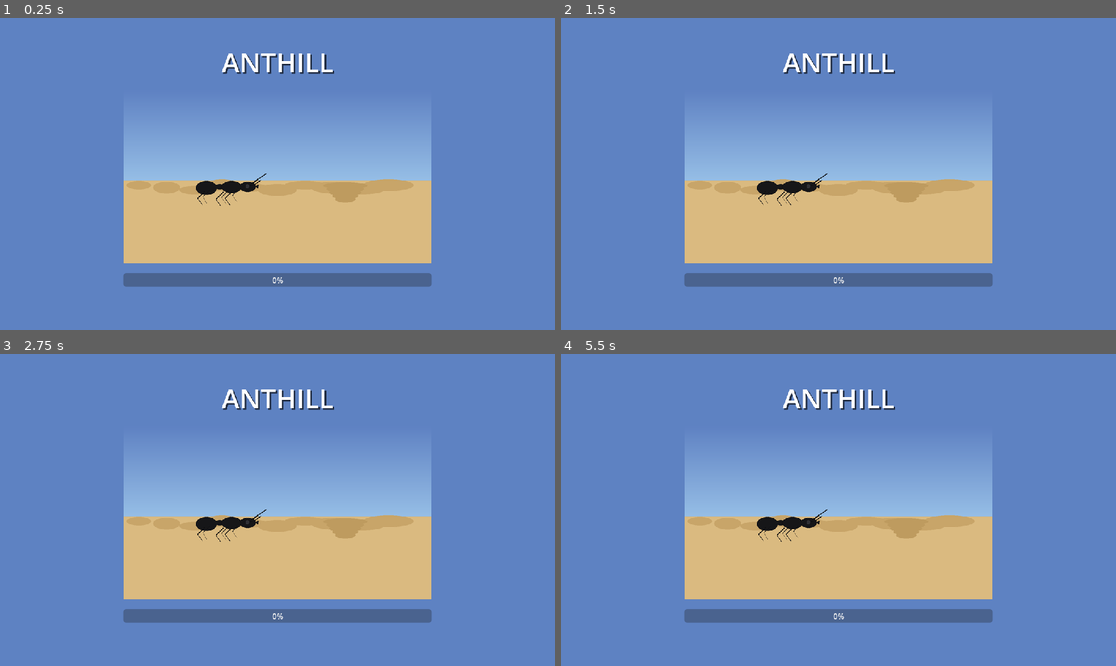
Above: before the commit, frames 1-4 (two rows, left to right).
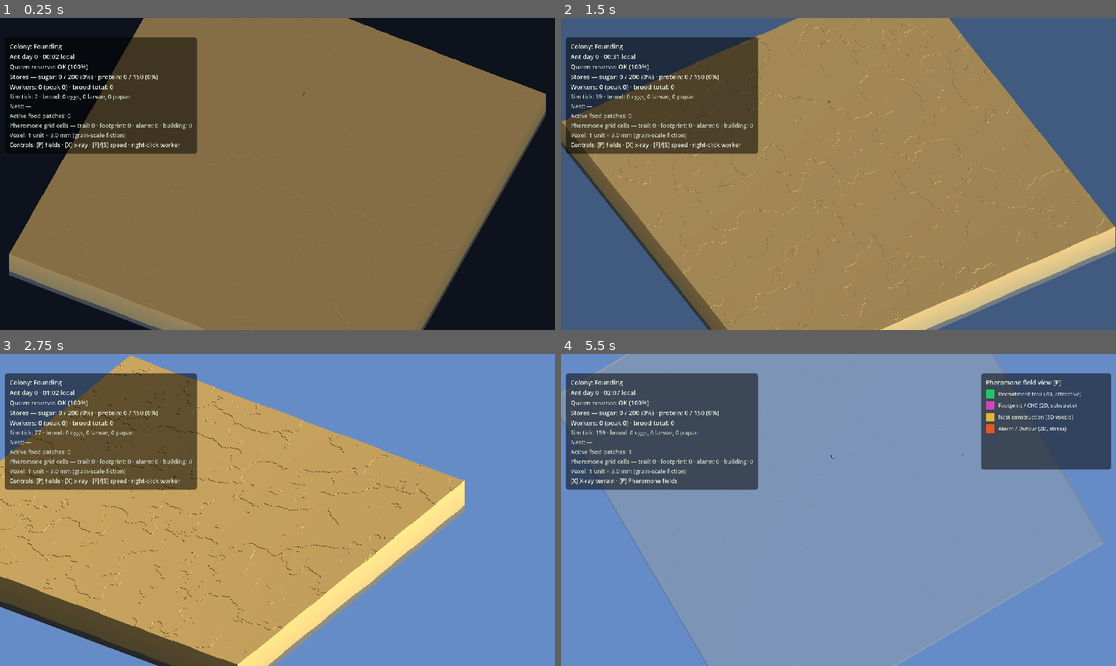
Above: after the commit, the same moments.

Repository: 151henry151/anthill
Game: Godot game, scene res://scenes/loading_screen.tscn
Two runs of this game, one before a commit and one after it. Both use one fixed random seed, a clock stepped at 60 frames per second and the inputs below.
Inputs (mouse positions are in pixels of both pictures, inside the frame that each line leads up to):
- Up to frame 1 (0.25 s): no input
- Up to frame 2 (1.5 s): tap Enter at 0.5 s; move the mouse to (960, 158) at 0.52 s; hold Right 0.53-1.25 s; hold Ctrl 0.53-1.25 s; click (960, 158) at 0.67 s; tap Space at 0.77 s; drag from (727, 189) to (810, 236) at 1.27 s
- Up to frame 3 (2.75 s): move the mouse to (333, 441) at 2.02 s; hold Right from 2.03 s (still down); tap Q at 2.1 s
- Up to frame 4 (5.5 s): release Right at 2.75 s; drag from (810, 572) to (672, 463) at 2.77 s; tap Space at 3.5, 3.77 s; move the mouse to (1005, 556) at 3.52 s; hold Left 3.53-4.25 s; tap X at 3.6 s; drag from (672, 463) to (755, 432) at 4.27 s; tap Enter at 5 s; move the mouse to (866, 510) at 5.02 s; hold Down from 5.03 s (still down); tap P at 5.1 s; click (866, 510) at 5.17 s

The runs differ from the first frame. In frame 1, 100% of the frame differs, in the area x 0-100%, y 0-100%; in frame 2, 100%; in frame 3, 60%; in frame 4, 75%.
Error before the commit: Parse Error: Cannot call non-static function "make_dir_recursive()" on the class "DirAccess" directly. Make an instance instead. (res://scripts/main_controller…
Error after the commit: Invalid assignment of property or key 'visible' with value of type 'bool' on a base object of type 'Nil'. (res://scripts/colony_hud.gd:269)

Commit message:
Release 0.7.3: fix validation dir API and PerfTrace autoload resolution

Diff:
--- a/game/anthill/project.godot
+++ b/game/anthill/project.godot
@@ -15,7 +15,7 @@
 [application]
 
 config/name="Anthill"
-config/version="0.7.2"
+config/version="0.7.3"
 config/description="Grain-scale voxel colony: top-down view; sand physics; future food, queen, and colony policy — not direct ant control."
 run/main_scene="res://scenes/loading_screen.tscn"
 config/features=PackedStringArray("4.2", "GL Compatibility")
--- a/game/anthill/scripts/colony_ants.gd
+++ b/game/anthill/scripts/colony_ants.gd
@@ -35,9 +35,11 @@
 var _digger_count: int = 0
 static var _next_worker_sim_id: int = 1
 var _selection_ring: MeshInstance3D = null
+var _perf_trace: Node
 
 
 func _ready() -> void:
+	_perf_trace = get_node_or_null("/root/PerfTrace")
 	_ant_builder = _AntModelScript.new() as RefCounted
 	_rng = RandomNumberGenerator.new()
 	_rng.randomize()
@@ -159,7 +161,8 @@
 				a["t"] -= eff
 				_step_ant(a)
 				_refresh_move_interval(a)
-	PerfTrace.set_ants_usec(Time.get_ticks_usec() - t0)
+	if _perf_trace:
+		_perf_trace.set_ants_usec(Time.get_ticks_usec() - t0)
 
 
 func _assign_tasks() -> void:
--- a/game/anthill/scripts/main_controller.gd
+++ b/game/anthill/scripts/main_controller.gd
@@ -54,6 +54,8 @@
 var _hud: CanvasLayer
 var _game_over: CanvasLayer
 var _rng: RandomNumberGenerator
+## Autoload **`PerfTrace`** (see **`project.godot`**); cached so scripts compile when the singleton name is not in global scope.
+var _perf_trace: Node
 
 var _mesh_pending: Dictionary = {}
 var _xray_active: bool = false
@@ -84,6 +86,7 @@
 
 
 func _ready() -> void:
+	_perf_trace = get_node_or_null("/root/PerfTrace")
 	_rng = RandomNumberGenerator.new()
 	_rng.randomize()
 	_sand_step = _SandStepScript.new() as RefCounted
@@ -301,7 +304,8 @@
 func _physics_process(_delta: float) -> void:
 	if not _initial_terrain_ready:
 		return
-	PerfTrace.begin_frame()
+	if _perf_trace:
+		_perf_trace.begin_frame()
 	var suppress_sand: bool = (
 		is_instance_valid(_queen)
 		and _queen.has_method("sand_physics_suppressed")
@@ -341,12 +345,14 @@
 		_update_food_sources_at_tick()
 		if _Const.VALIDATION_EXPORT_ENABLED and _game_tick % _Const.VALIDATION_EXPORT_INTERVAL_TICKS == 0:
 			_validation_export_csv()
-	PerfTrace.set_sand_usec(sand_us)
+	if _perf_trace:
+		_perf_trace.set_sand_usec(sand_us)
 	var t_meshq := Time.get_ticks_usec()
 	if world.take_mesh_dirty():
 		for ck in world.get_and_clear_dirty_chunks():
 			_mesh_pending[ck] = true
-	PerfTrace.set_mesh_dirty_usec(Time.get_ticks_usec() - t_meshq)
+	if _perf_trace:
+		_perf_trace.set_mesh_dirty_usec(Time.get_ticks_usec() - t_meshq)
 	var budget: int = maxi(1, _mesh_rebuild_budget())
 	var t_rebuild := Time.get_ticks_usec()
 	var rebuild_n: int = 0
@@ -357,21 +363,23 @@
 		_rebuild_chunk_mesh(k)
 		rebuild_n += 1
 		budget -= 1
-	PerfTrace.set_mesh_rebuild_usec(Time.get_ticks_usec() - t_rebuild, rebuild_n)
+	if _perf_trace:
+		_perf_trace.set_mesh_rebuild_usec(Time.get_ticks_usec() - t_rebuild, rebuild_n)
 	_update_colony_stage()
 	_update_trail_overlay()
 	_update_hud()
-	PerfTrace.set_systems_usec(Time.get_ticks_usec() - t_sys)
-	PerfTrace.set_context(
-		_game_tick,
-		_game_day,
-		_mesh_pending.size(),
-		world,
-		_pheromone_field,
-		_building_pheromone,
-		colony_ants,
-		_ff_tier > 0
-	)
+	if _perf_trace:
+		_perf_trace.set_systems_usec(Time.get_ticks_usec() - t_sys)
+		_perf_trace.set_context(
+			_game_tick,
+			_game_day,
+			_mesh_pending.size(),
+			world,
+			_pheromone_field,
+			_building_pheromone,
+			colony_ants,
+			_ff_tier > 0
+		)
 
 
 func _on_food_critical_alarm(_food_type: String) -> void:
@@ -387,7 +395,7 @@
 
 
 func _validation_export_csv() -> void:
-	DirAccess.make_dir_recursive("user://validation")
+	DirAccess.make_dir_absolute(ProjectSettings.globalize_path("user://validation"))
 	var fp_n: int = 0
 	if _footprint_field and _footprint_field.has_method("get_grid"):
 		fp_n = int((_footprint_field.get_grid() as Dictionary).size())
--- a/game/anthill/scripts/queen_ant.gd
+++ b/game/anthill/scripts/queen_ant.gd
@@ -82,6 +82,7 @@
 var _wz: int = 0
 var _nest_manager: Node
 var _brood_manager: Node
+var _perf_trace: Node
 
 const _ANT_LOCAL_Y_MIN: float = -0.28
 
@@ -98,6 +99,7 @@
 
 
 func setup(world: Node, nest_manager: Node = null, brood_manager: Node = null) -> void:
+	_perf_trace = get_node_or_null("/root/PerfTrace")
 	_world = world
 	_nest_manager = nest_manager
 	_brood_manager = brood_manager
@@ -202,7 +204,8 @@
 		QueenState.ESTABLISHED:
 			for _i in range(sim_steps):
 				_process_established_step()
-	PerfTrace.set_queen_usec(Time.get_ticks_usec() - t0)
+	if _perf_trace:
+		_perf_trace.set_queen_usec(Time.get_ticks_usec() - t0)
 
 
 func _set_state(s: int) -> void:
Not shown, changed: CHANGELOG.md
